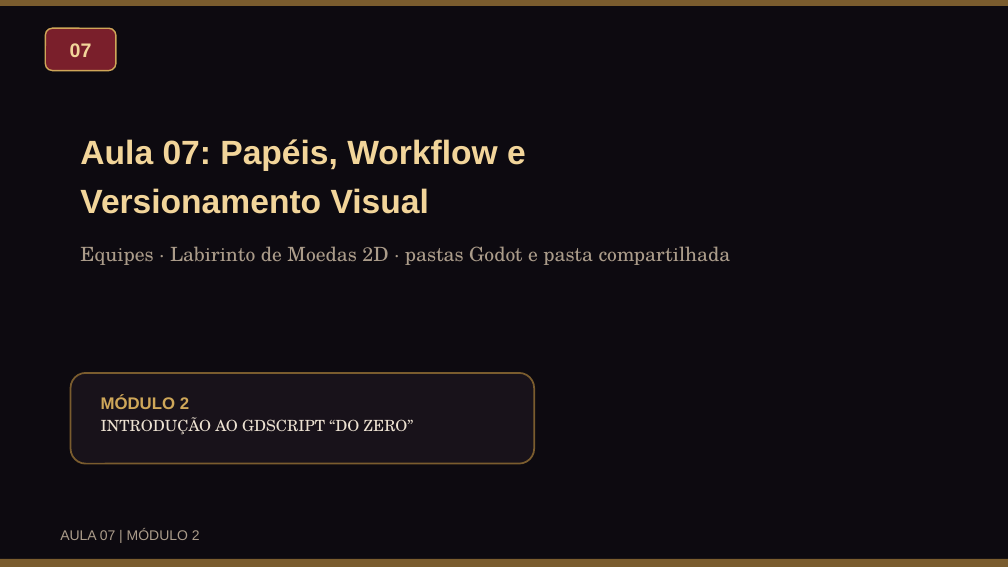
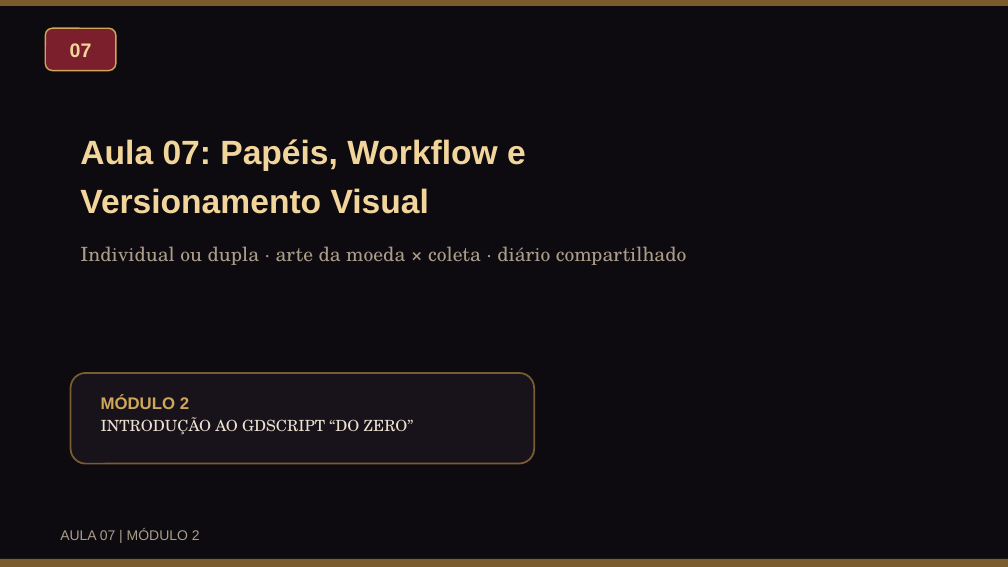
Before and after one commit to VonLuqi/fundamentos-de-jogos-digitais, a slide deck: slide 1 of assets/docs/aulas/aula07_papeis_workflow_slides.pptx. Drawn at 1008x567 pixels with LibreOffice and Linux fonts; fonts in the diff are those of the drawing. Boxes give left, top, right and bottom in pixels: in the first picture for what was removed or moved away, otherwise in the second. Text is boxed around its words. In the diff, an @@ line names an element or a change of style, - is before the commit and + after.

```diff
--- a/assets/docs/aulas/aula07_papeis_workflow_slides.pptx
+++ b/assets/docs/aulas/aula07_papeis_workflow_slides.pptx
@@ text at (80, 246, 687, 265): text changed @@
-Equipes · Labirinto de Moedas 2D · pastas Godot e pasta compartilhada
+Individual ou dupla · arte da moeda × coleta · diário compartilhado
```
Also in this commit, not shown: 6 other slides changed, 10 slides added, 8 slides removed, 43 other files.
